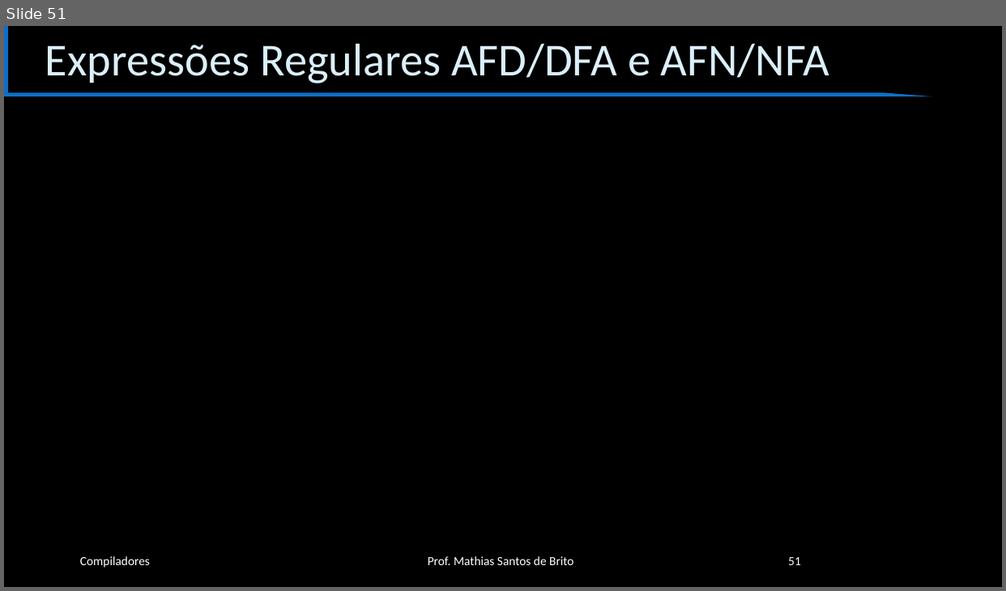
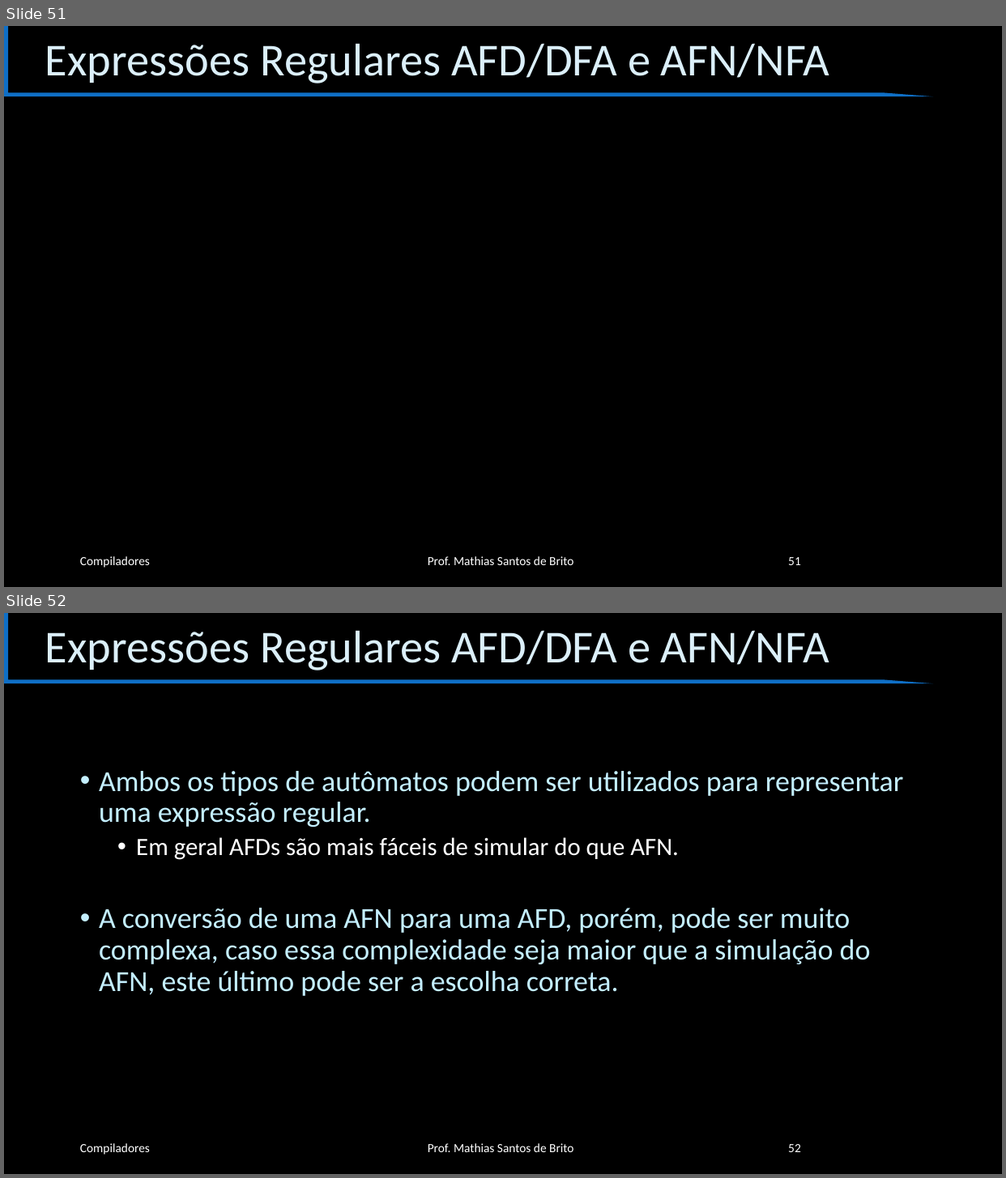
Before and after one commit to cet058-Org/2019.1, a slide deck: slides.pptx. Shown one above the other, each under a label of ours: slide 51 before the commit, slides 51 and 52 after it. The pictures are 1006x591 and 1006x1178 pixels, drawn with LibreOffice and Linux fonts; fonts in the diff are those of the drawing; grey boxes stand for pictures; background and template pictures are left out. Boxes give left, top, right and bottom in pixels: in the first picture for what was removed or moved away, otherwise in the second. Text is boxed around its words. In the diff, an @@ line names an element or a change of style, - is before the commit and + after.

```diff
--- a/slides.pptx
+++ b/slides.pptx
@@ slide 52 added at [4, 613, 1002, 1174], background #000000; not listed: 1 template element that a slide beside it also shows @@
@@ title added at [45, 630, 830, 671], 44 pt, text #DBEFF9 @@
+Expressões Regulares AFD/DFA e AFN/NFA
@@ text added at [99, 771, 903, 996], 28 pt, text #C4EFFF @@
+• Ambos os tipos de autômatos podem ser utilizados para representar uma expressão regular.
+  • Em geral AFDs são mais fáceis de simular do que AFN.
+• A conversão de uma AFN para uma AFD, porém, pode ser muito complexa, caso essa complexidade seja maior que a simulação do AFN, este último pode ser a escolha correta.
@@ text added at [80, 1144, 150, 1155], 12 pt, text #FFFFFF @@
+Compiladores
@@ text added at [428, 1144, 573, 1152], 12 pt, text #FFFFFF @@
+Prof. Mathias Santos de Brito
@@ page number added at [788, 1144, 801, 1152], 12 pt, text #FFFFFF @@
+52
```
Also in this commit, not shown: 2 other slides added.
